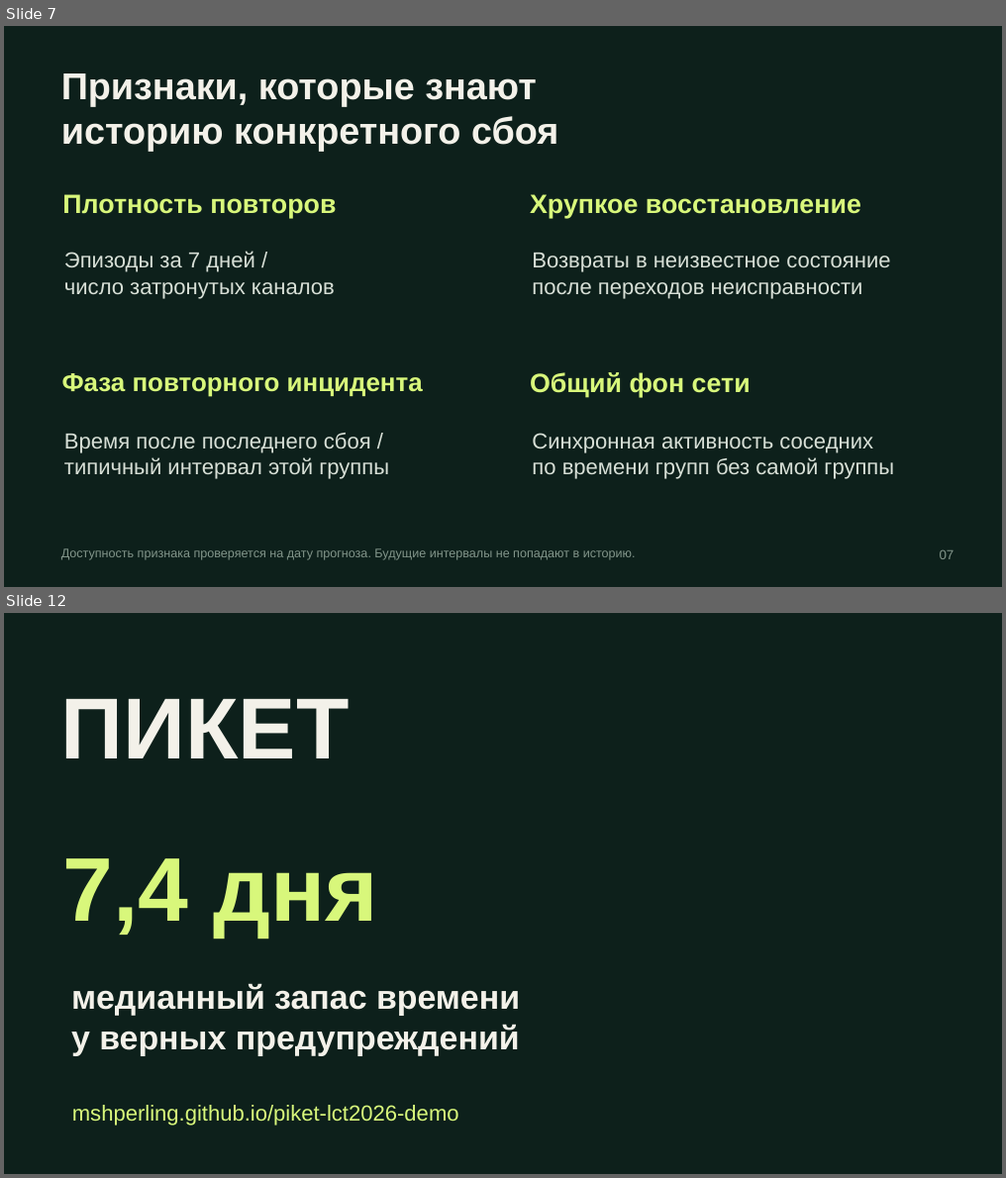
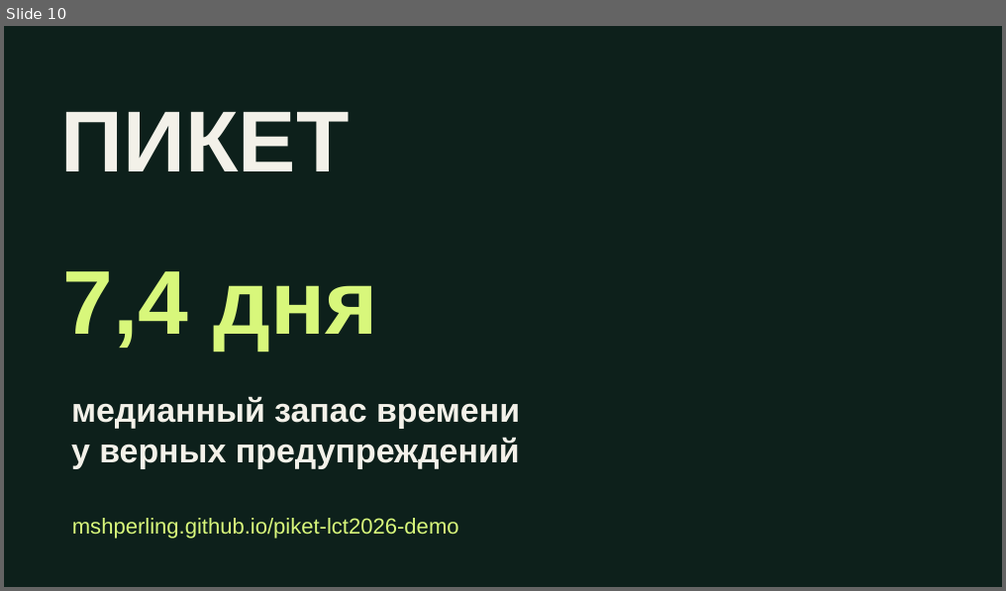
Before and after one commit to mshperling/piket-lct2026-demo, a slide deck: PIKET_LCT2026.pptx. Shown one above the other, each under a label of ours: slides 7 and 12 before the commit, slide 10 after it; the slides between them are not shown. The pictures are 1006x1178 and 1006x591 pixels, drawn with LibreOffice and Linux fonts; fonts in the diff are those of the drawing. Boxes give left, top, right and bottom in pixels: in the first picture for what was removed or moved away, otherwise in the second. Text is boxed around its words. In the diff, an @@ line names an element or a change of style, - is before the commit and + after.

```diff
--- a/PIKET_LCT2026.pptx
+++ b/PIKET_LCT2026.pptx
@@ slide 7 removed at (x1=4, y1=26, x2=1002, y2=587), background #0D201B @@
@@ text removed at (x1=61, y1=74, x2=558, y2=152) @@
-Признаки, которые знают
-историю конкретного сбоя
@@ text removed at (x1=62, y1=194, x2=336, y2=218) @@
-Плотность повторов
@@ text removed at (x1=530, y1=194, x2=861, y2=218) @@
-Хрупкое восстановление
@@ text removed at (x1=64, y1=251, x2=335, y2=299) @@
-Эпизоды за 7 дней /
-число затронутых каналов
@@ text removed at (x1=532, y1=253, x2=890, y2=299) @@
-Возвраты в неизвестное состояние
-после переходов неисправности
@@ text removed at (x1=62, y1=373, x2=423, y2=397) @@
-Фаза повторного инцидента
@@ text removed at (x1=530, y1=372, x2=750, y2=397) @@
-Общий фон сети
@@ text removed at (x1=64, y1=433, x2=389, y2=479) @@
-Время после последнего сбоя /
-типичный интервал этой группы
@@ text removed at (x1=532, y1=433, x2=894, y2=479) @@
-Синхронная активность соседних
-по времени групп без самой группы
@@ text removed at (x1=61, y1=549, x2=636, y2=561) @@
-Доступность признака проверяется на дату прогноза. Будущие интервалы не попадают в историю.
@@ text removed at (x1=940, y1=550, x2=954, y2=560) @@
-07
@@ what was slide 12 is now slide 10 @@
```
Also in this commit, not shown: 12 slides changed, 5 slides added, 4 other slides removed, 11 other files.
